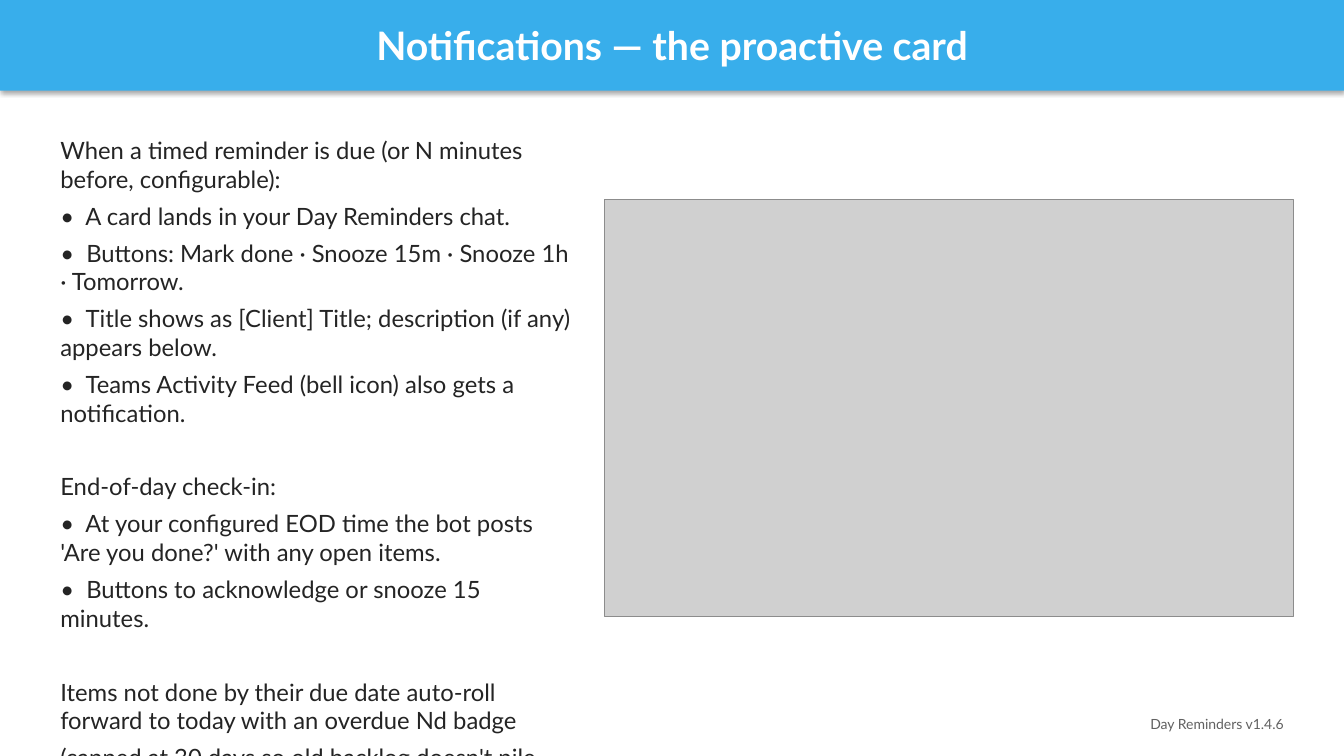
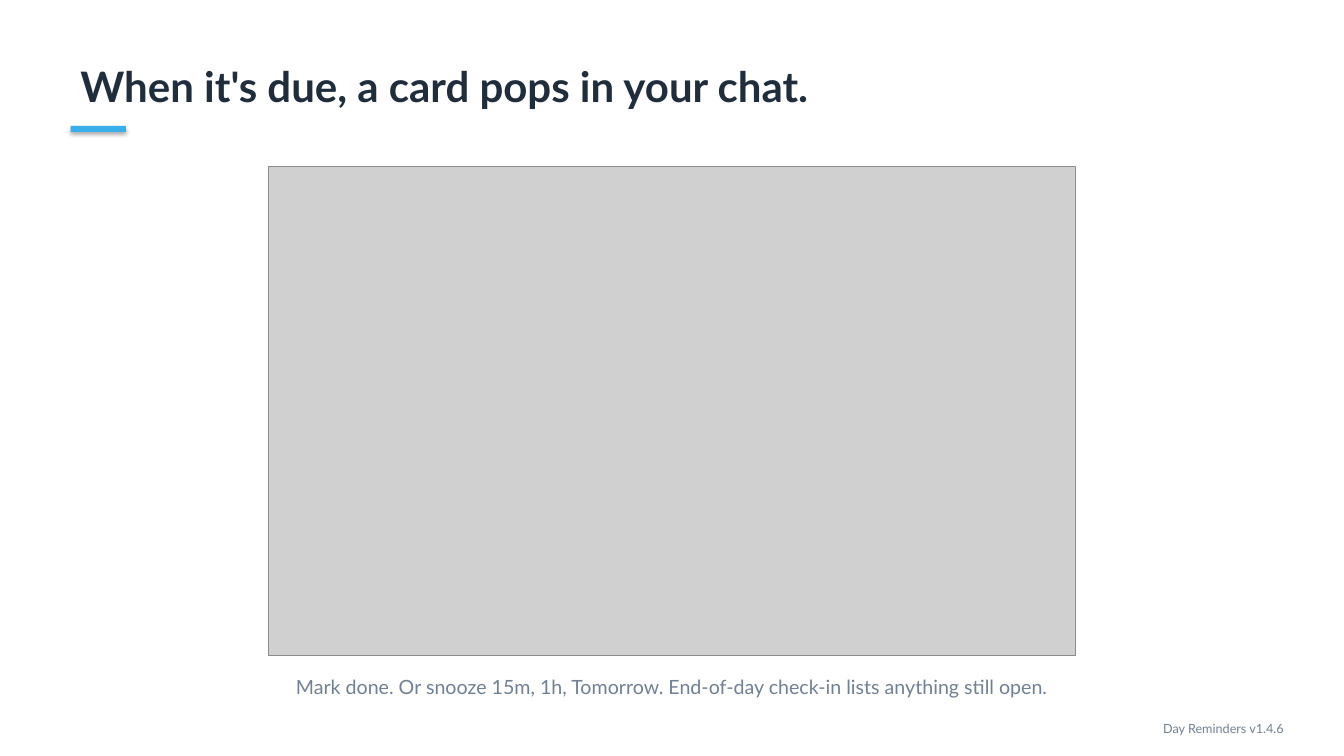
Before and after one commit to projectvelox/team-reminder, a slide deck: slide 8 of docs/DayReminders-Overview.pptx. Drawn at 1344x756 pixels with LibreOffice and Linux fonts; fonts in the diff are those of the drawing; grey boxes stand for pictures. Boxes give left, top, right and bottom in pixels: in the first picture for what was removed or moved away, otherwise in the second. Text is boxed around its words. In the diff, an @@ line names an element or a change of style, - is before the commit and + after.

```diff
--- a/docs/DayReminders-Overview.pptx
+++ b/docs/DayReminders-Overview.pptx
@@ text "When it's due, a card ...": place and size @@
-text "When it's due, a card ..." at box(0, 0, 1344, 91)
+text "When it's due, a card ..." at box(80, 70, 808, 109)
@@ text "When it's due, a card ..." at box(80, 70, 808, 109): vertical alignment middle to top; fill #38AEEB to none; shadow off @@
@@ text at box(80, 70, 808, 109): text changed; size 28 to 30 pt; text colour #FFFFFF to #1F2D3D @@
-Notifications — the proactive card
+When it's due, a card pops in your chat.
@@ text removed at box(60, 140, 570, 734) @@
-When a timed reminder is due (or N minutes before, configurable):
-• A card lands in your Day Reminders chat.
-• Buttons: Mark done · Snooze 15m · Snooze 1h · Tomorrow.
-• Title shows as [Client] Title; description (if any) appears below.
-• Teams Activity Feed (bell icon) also gets a notification.
-End-of-day check-in:
-• At your configured EOD time the bot posts 'Are you done?' with any open items.
-• Buttons to acknowledge or snooze 15 minutes.
-Items not done by their due date auto-roll forward to today with an overdue Nd badge
-(capped at 30 days so old backlog doesn't pile up).
@@ rectangle added at box(71, 126, 126, 132), fill #38AEEB @@
@@ picture: place and size @@
-picture at box(605, 200, 1294, 617)
+picture at box(268, 166, 1076, 655)
@@ text added at box(296, 679, 1047, 698), 14 pt, text #708095 @@
+Mark done. Or snooze 15m, 1h, Tomorrow. End-of-day check-in lists anything still open.
@@ text "Day Reminders v1.4.6" at box(1163, 724, 1283, 735): size 10 to 9 pt, text colour #616161 to #708095 @@
```
Also in this commit, not shown: 6 other slides changed, 2 slides added, 2 slides removed, 2 other files.
